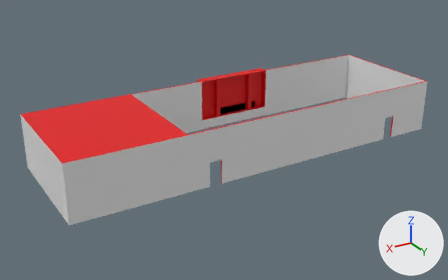
The OBJ model Year3-Game/Assets/_Objects/LargeMapAssets/SpeakeasyWalls.obj as it was, and as the next commit left it.
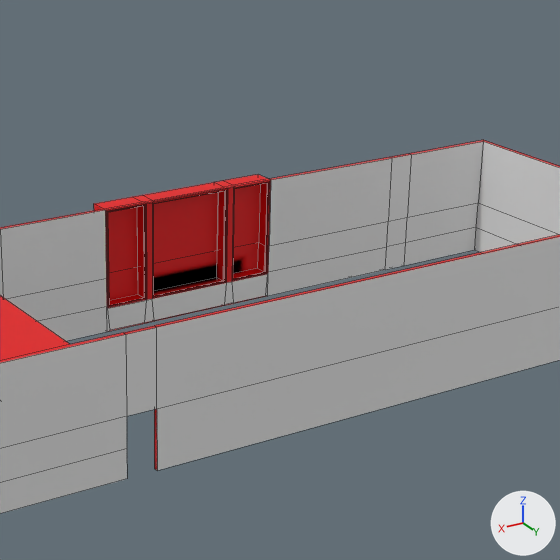
There are two pictures of each version: one whole from a 50 mm lens placed at (82.6, 0.6, 23.7), pointed at (55.2, -45.1, 0.9), one close up on the part from 36% to 85% of the width and 0% to 78% of the height. Arrows for +X, +Y and +Z are at lower right; the lights stay in place. The close-ups show mesh edges as thin lines. Where no turn or scale is listed for an object, it has been applied to the vertices.

In view in the first close-up: 'Plane.019_Plane.021'.
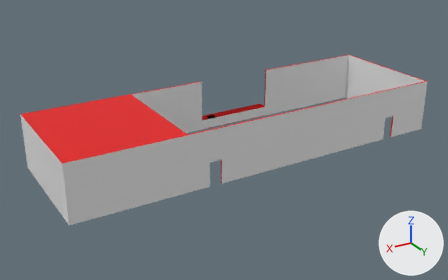
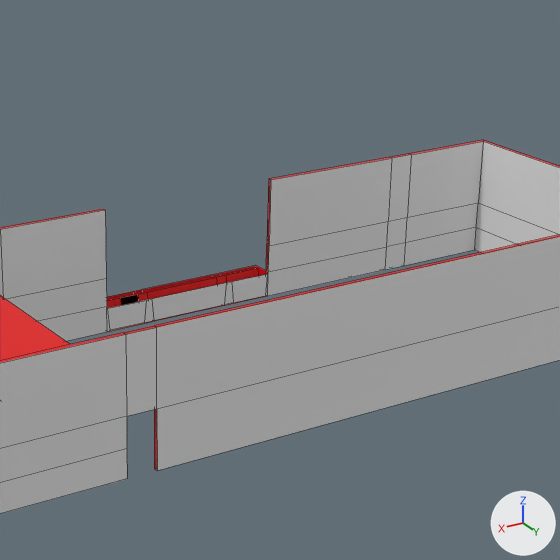
Diff of the bpy script that builds the scene:
```diff
--- a/Year3-Game/Assets/_Objects/LargeMapAssets/SpeakeasyWalls.obj.py
+++ b/Year3-Game/Assets/_Objects/LargeMapAssets/SpeakeasyWalls.obj.py
@@ me_plane_019_plane_021 @@
 # used by ob_plane_019_plane_021; location = (0.0, 0.0, 0.0)
-me_plane_019_plane_021.from_pydata(...)  # 296 vertices, 300 faces; spans x 35.7..72.1, y -51.1..-39.0, z 0.0..5.0
+me_plane_019_plane_021.from_pydata(...)  # 186 vertices, 171 faces; spans x 35.7..72.1, y -51.1..-39.0, z 0.0..5.0
+# me_plane_019_plane_021 part 1
+# 110 vertices are removed from x 47.1..54.7, y -51.1..-50.2, z 1.0..5.0
+# 131 faces are deleted
+# 2 new faces join them, mat_material (white #e7e7e7)
 me_plane_019_plane_021.materials.append(mat_material_002)
```

What differs and where, as boxes (x1, y1, x2, y2) in the close-ups (560 x 560 px):
part 1 of me_plane_019_plane_021, cut back: before (94, 158, 392, 308); after (268, 158, 392, 272)
